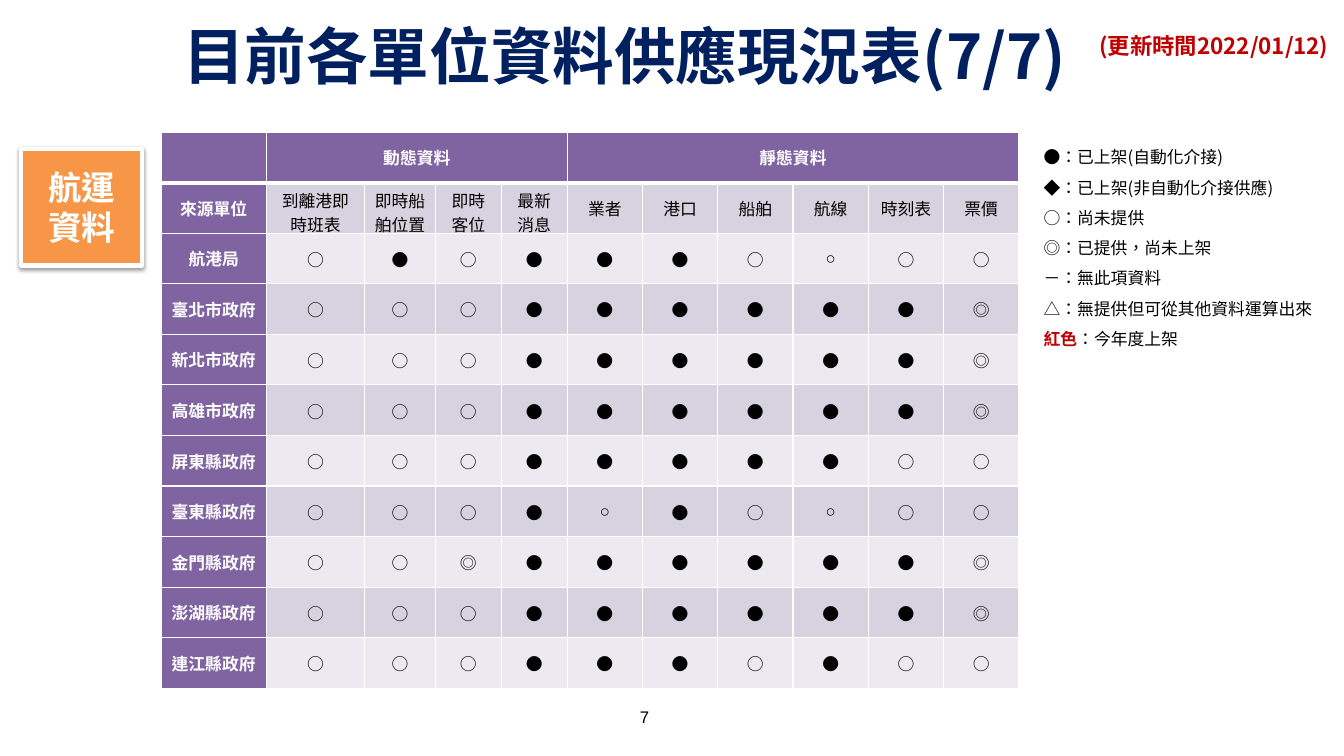
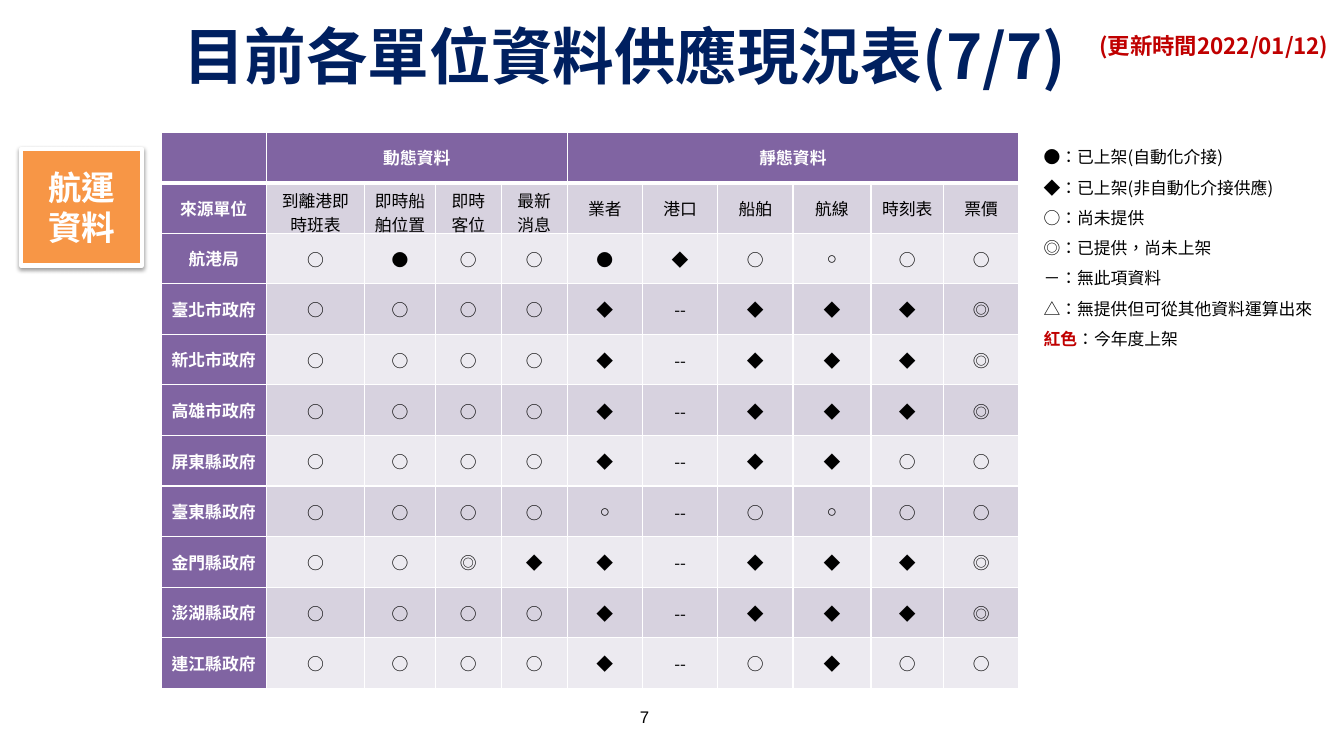
Before and after one commit to ptxmotc/data-provide-status, a slide deck: slide 7 of 各單位資料供應現況表.pptx. Drawn at 1344x756 pixels with LibreOffice and Linux fonts; fonts in the diff are those of the drawing; background and template pictures are left out. Boxes give left, top, right and bottom in pixels: in the first picture for what was removed or moved away, otherwise in the second. Text is boxed around its words. In the diff, an @@ line names an element or a change of style, - is before the commit and + after.

```diff
--- a/各單位資料供應現況表.pptx
+++ b/各單位資料供應現況表.pptx
@@ table at box(161, 132, 1019, 689) @@
-row 3, column 5: ●
+row 3, column 5: ○
-row 3, column 7: ●
+row 3, column 7: ◆
-row 4: 臺北市政府 | ○ | ○ | ○ | ● | ● | ● | ● | ● | ● | ◎
+row 4: 臺北市政府 | ○ | ○ | ○ | ○ | ◆ | -- | ◆ | ◆ | ◆ | ◎
-row 5: 新北市政府 | ○ | ○ | ○ | ● | ● | ● | ● | ● | ● | ◎
+row 5: 新北市政府 | ○ | ○ | ○ | ○ | ◆ | -- | ◆ | ◆ | ◆ | ◎
-row 6: 高雄市政府 | ○ | ○ | ○ | ● | ● | ● | ● | ● | ● | ◎
+row 6: 高雄市政府 | ○ | ○ | ○ | ○ | ◆ | -- | ◆ | ◆ | ◆ | ◎
-row 7: 屏東縣政府 | ○ | ○ | ○ | ● | ● | ● | ● | ● | ○ | ○
+row 7: 屏東縣政府 | ○ | ○ | ○ | ○ | ◆ | -- | ◆ | ◆ | ○ | ○
-row 8, column 5: ●
+row 8, column 5: ○
-row 8, column 7: ●
+row 8, column 7: --
-row 9: 金門縣政府 | ○ | ○ | ◎ | ● | ● | ● | ● | ● | ● | ◎
+row 9: 金門縣政府 | ○ | ○ | ◎ | ◆ | ◆ | -- | ◆ | ◆ | ◆ | ◎
-row 10: 澎湖縣政府 | ○ | ○ | ○ | ● | ● | ● | ● | ● | ● | ◎
+row 10: 澎湖縣政府 | ○ | ○ | ○ | ○ | ◆ | -- | ◆ | ◆ | ◆ | ◎
-row 11: 連江縣政府 | ○ | ○ | ○ | ● | ● | ● | ○ | ● | ○ | ○
+row 11: 連江縣政府 | ○ | ○ | ○ | ○ | ◆ | -- | ○ | ◆ | ○ | ○
```
Also in this commit, not shown: 1 other file.
